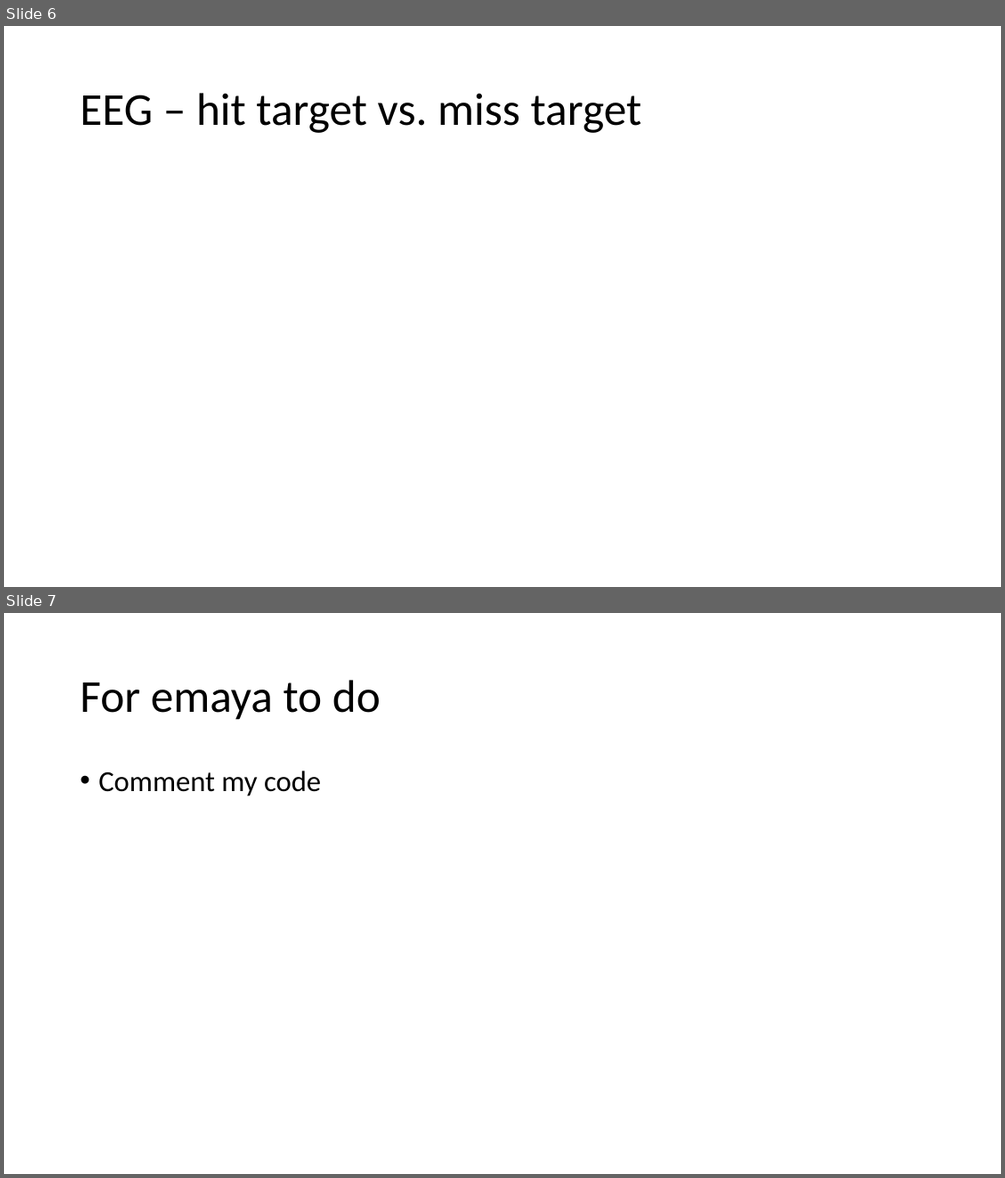
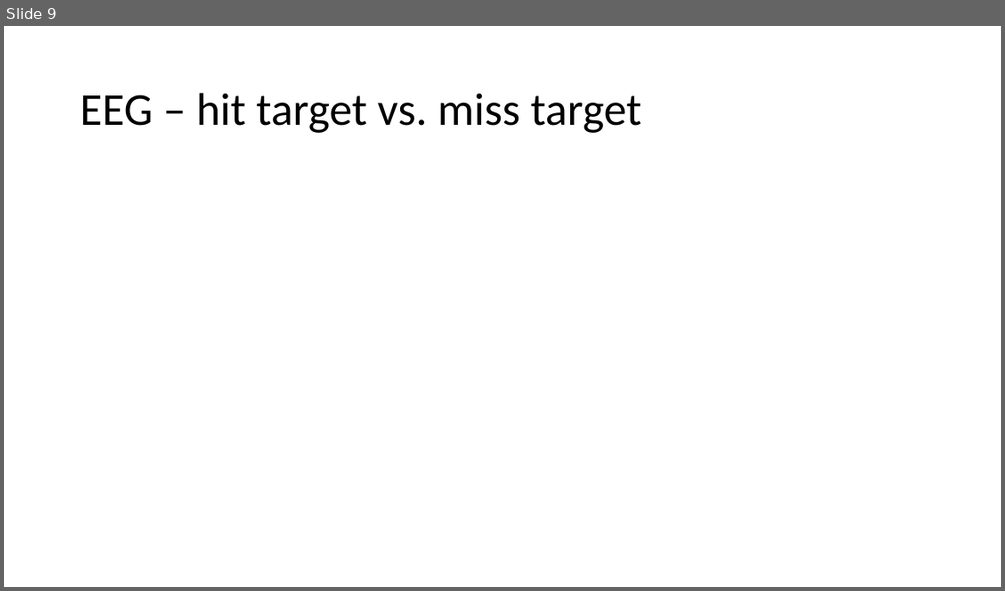
Before and after one commit to crepetti/fNIRSandGerbils, a slide deck: Gerbils, but make it human update 6-26.pptm. Shown one above the other, each under a label of ours: slides 6 and 7 before the commit, slide 9 after it. The pictures are 1005x1178 and 1005x591 pixels, drawn with LibreOffice and Linux fonts; fonts in the diff are those of the drawing. Boxes give left, top, right and bottom in pixels: in the first picture for what was removed or moved away, otherwise in the second. Text is boxed around its words. In the diff, an @@ line names an element or a change of style, - is before the commit and + after.

```diff
--- a/Gerbils, but make it human update 6-26.pptm
+++ b/Gerbils, but make it human update 6-26.pptm
@@ slide 7 removed at (x1=4, y1=613, x2=1001, y2=1174), background #FFFFFF @@
@@ title removed at (x1=80, y1=680, x2=380, y2=720) @@
-For emaya to do
@@ text removed at (x1=98, y1=771, x2=321, y2=796) @@
-• Comment my code
@@ what was slide 6 is now slide 9 @@
```
Also in this commit, not shown: 5 slides changed, 4 slides added, 4 other files.
